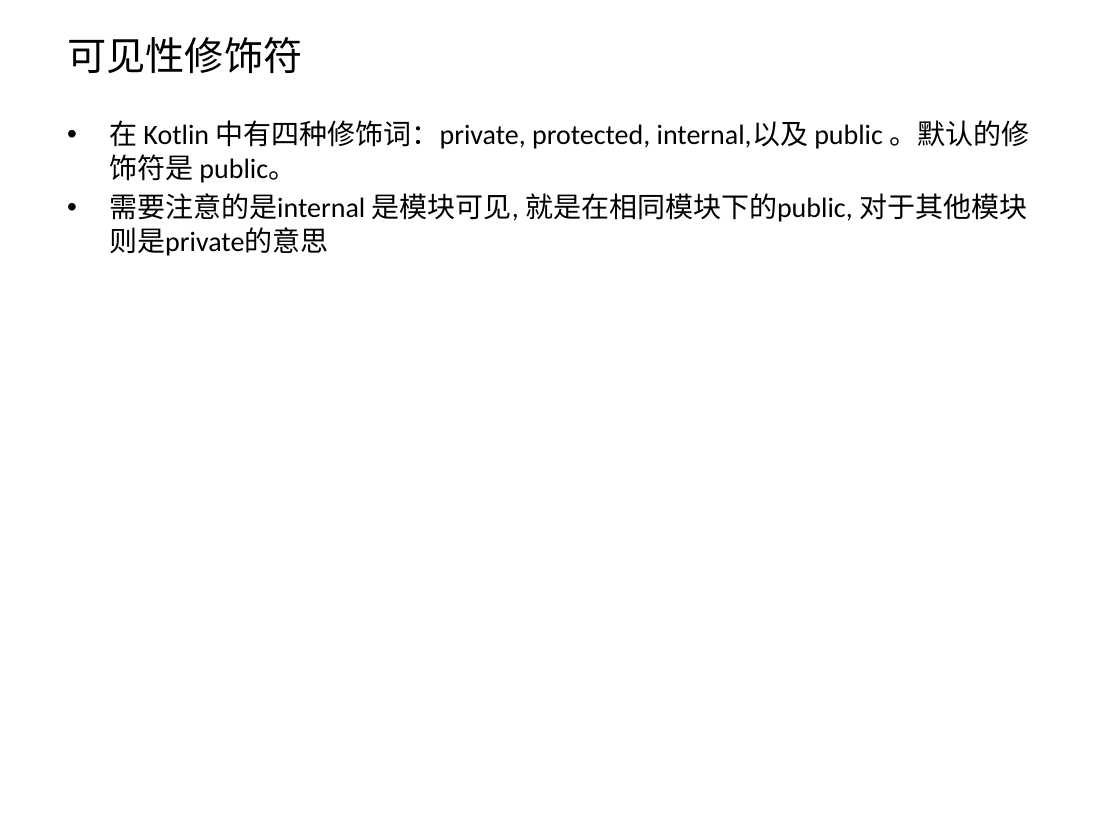
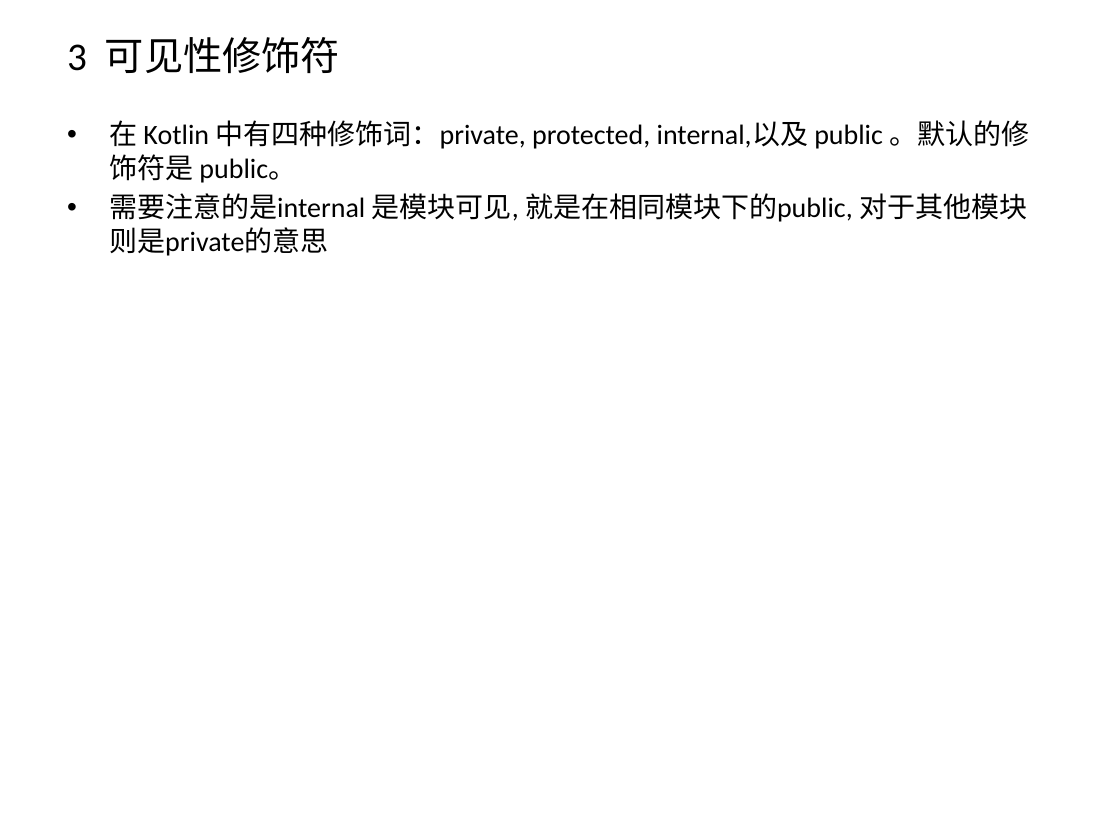
Before and after one commit to zxf2871/KotlinStudy, a slide deck: slide 5 of Kotlin初探.pptx (slide 22 before the commit). Drawn at 1120x840 pixels with LibreOffice and Linux fonts; fonts in the diff are those of the drawing. Boxes give left, top, right and bottom in pixels: in the first picture for what was removed or moved away, otherwise in the second. Text is boxed around its words. In the diff, an @@ line names an element or a change of style, - is before the commit and + after.

```diff
--- a/Kotlin初探.pptx
+++ b/Kotlin初探.pptx
@@ title at (67,37,340,73): text changed @@
-可见性修饰符
+3 可见性修饰符
```
Also in this commit, not shown: 24 other slides changed, 6 slides added, 5 slides removed, 6 other files.
